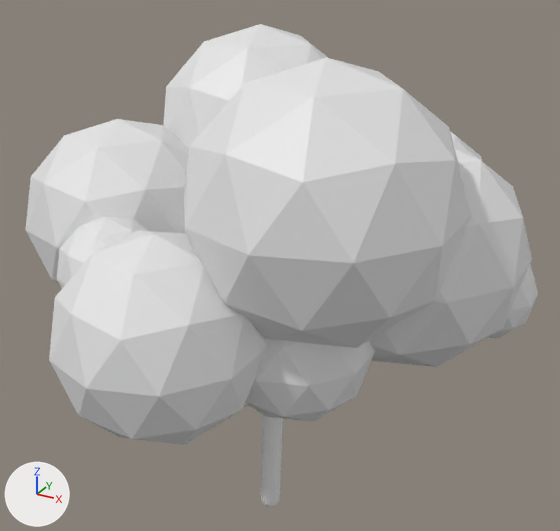
Renders of the Blender file Assets/Models/Tree.blend from each side of a commit.
The view is the same before and after, from a 50 mm camera at (0.99, -1.732, 1.595) aimed at (0.005, 0.059, 0.7). Lighting does not change. The marker at lower left points along +X, +Y and +Z.
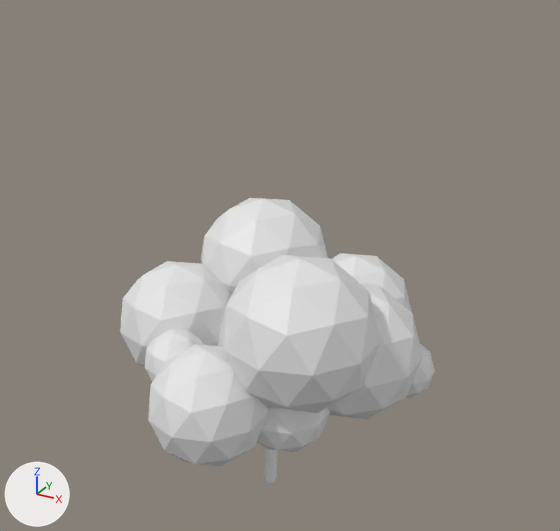
Where the change shows, as pixel boxes (x1, y1, x2, y2) in the pictures (560 x 531 px):
```json
{"object": "Icosphere", "change": "moved, rescaled", "before": [25, 24, 538, 445], "after": [120, 198, 435, 466], "on screen": "39% narrower, 36% shorter"}
{"object": "Cube", "change": "moved, rescaled", "before": [244, 403, 283, 507], "after": [264, 447, 277, 485]}
```

Edits to the scene script, one JSON object a line:
```json
{"op": "set", "path": "ob_cube.location", "old": "(0.0, 0.0, 0.0)", "new": "(0.0, 0.0, 0.046)"}
{"op": "set", "path": "ob_cube.scale", "old": "(0.134, 0.134, 0.129)", "new": "(0.0891, 0.0895, 0.0861)"}
{"op": "set", "path": "ob_icosphere.location", "old": "(0.0, 0.0, 0.732)", "new": "(0.0, 0.0, 0.447)"}
{"op": "set", "path": "ob_icosphere.scale", "old": "(0.263, 0.263, 0.263)", "new": "(0.17, 0.17, 0.17)"}
```
